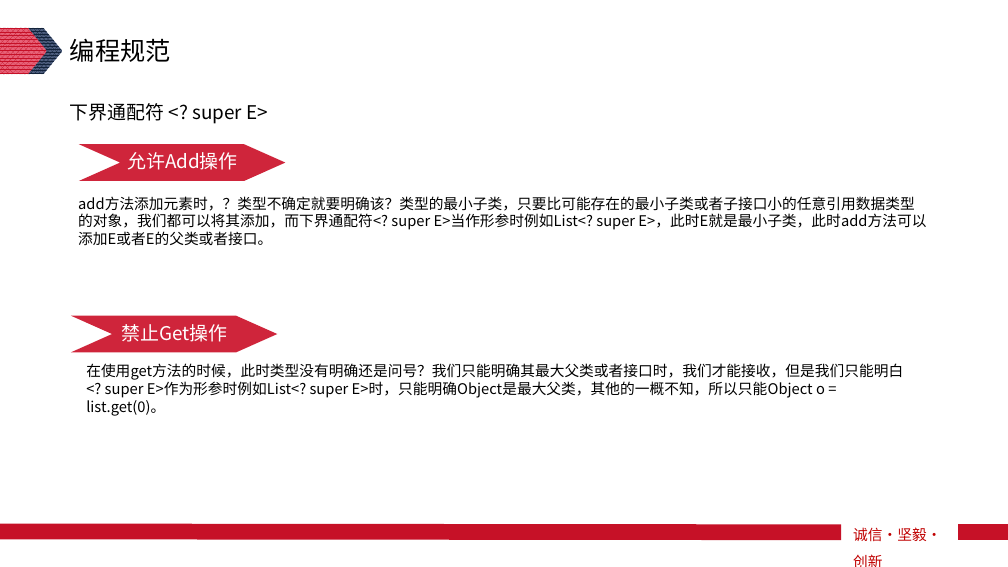
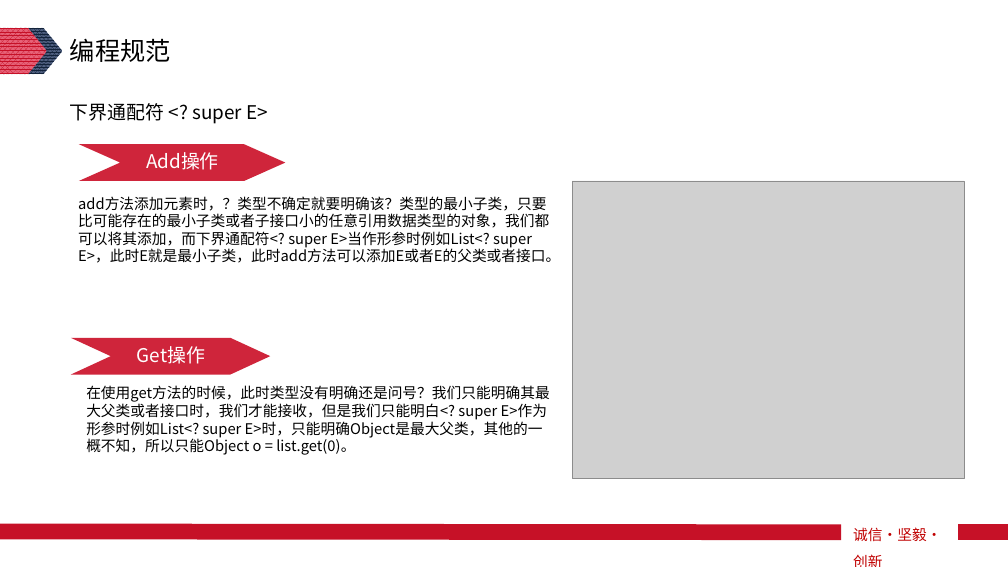
Before and after one commit to Lunzqd/codingProtocol, a slide deck: slide 19 of java开发手册知识分享-李龙.pptx. Drawn at 1008x567 pixels with LibreOffice and Linux fonts; fonts in the diff are those of the drawing; grey boxes stand for pictures. Boxes give left, top, right and bottom in pixels: in the first picture for what was removed or moved away, otherwise in the second. Text is boxed around its words. In the diff, an @@ line names an element or a change of style, - is before the commit and + after.

Commit message:
change

```diff
--- a/java开发手册知识分享-李龙.pptx
+++ b/java开发手册知识分享-李龙.pptx
@@ text in freeform shape at [146, 152, 219, 170]: text changed @@
-允许Add操作
+Add操作
@@ text "add方法添加元素时，？类型不确定就要明确该？类型的最小子类，只要比可能存在的最小子类或者子接口小的任意引用数据类型的对 ..." rewrapped from [78, 196, 926, 246] to [78, 196, 560, 263] @@
@@ picture added at [572, 181, 964, 478] @@
@@ freeform shape "Get操作": place and size @@
-freeform shape "Get操作" at [71, 315, 278, 352]
+freeform shape "Get操作" at [71, 338, 271, 375]
@@ text in freeform shape at [137, 346, 205, 364]: text changed @@
-禁止Get操作
+Get操作
@@ text "在使用get方法的时候，此时类型没有明确还是问号？我们只能明确其最大父类或者接口时，我们才能接收，但是我们只能明白<?  ..." rewrapped from [86, 363, 903, 416] to [86, 385, 549, 455] @@
```
Also in this commit, not shown: 6 other slides changed, 1 slide added.
